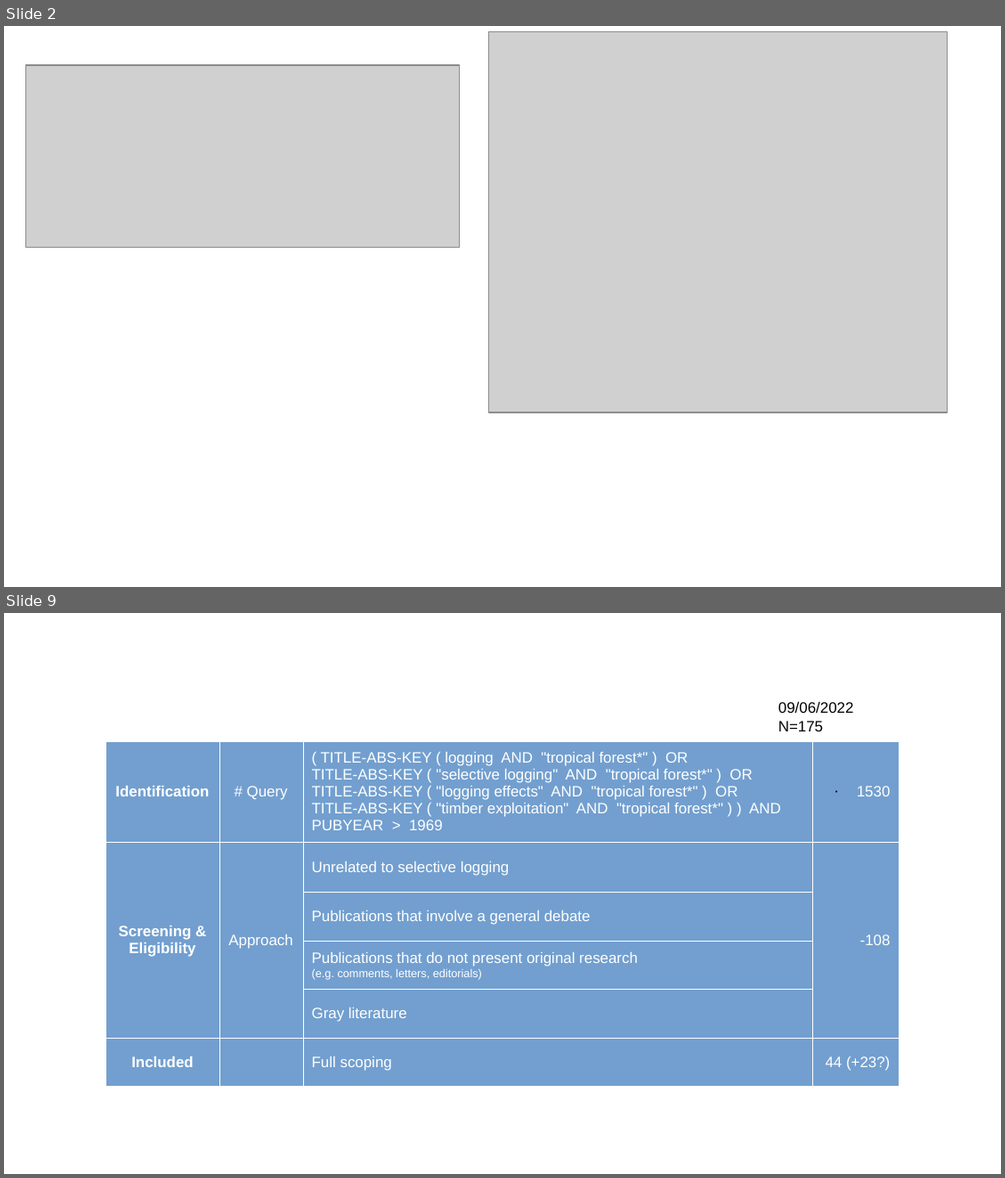
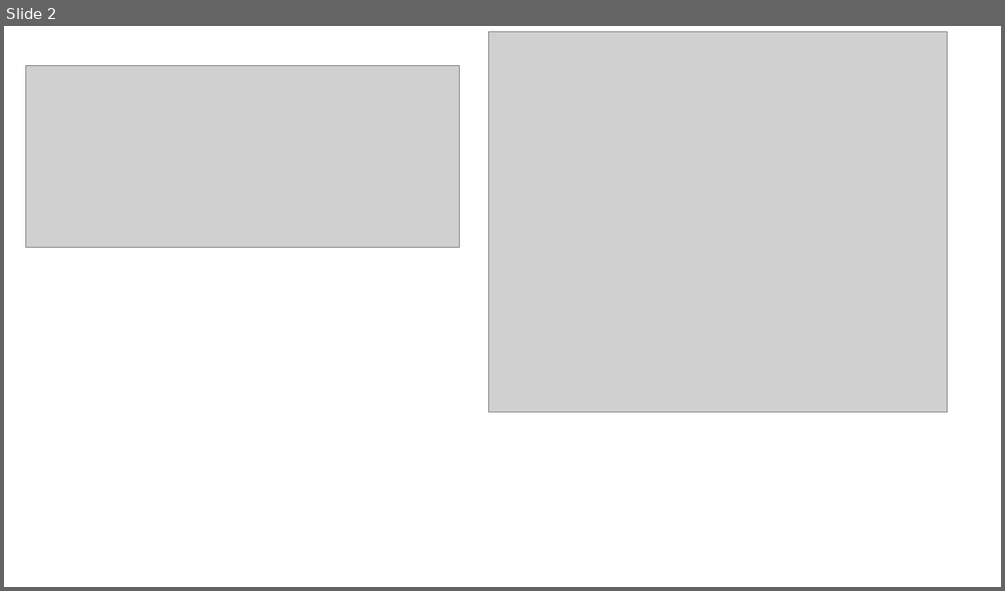
Before and after one commit to miralaba/logging_scientiometrics, a slide deck: results/cienciometria.pptx. Shown one above the other, each under a label of ours: slides 2 and 9 before the commit, slide 2 after it; the slides between them are not shown. The pictures are 1005x1178 and 1005x591 pixels, drawn with LibreOffice and Linux fonts; fonts in the diff are those of the drawing; grey boxes stand for pictures. Boxes give left, top, right and bottom in pixels: in the first picture for what was removed or moved away, otherwise in the second. Text is boxed around its words. In the diff, an @@ line names an element or a change of style, - is before the commit and + after.

```diff
--- a/results/cienciometria.pptx
+++ b/results/cienciometria.pptx
@@ slide 9 removed at (4, 613, 1001, 1174), background #FFFFFF @@
@@ text removed at (778, 701, 854, 731) @@
-09/06/2022
-N=175
@@ table removed at (106, 741, 899, 1086), 6 rows, 4 columns @@
-Identification | # Query | ( TITLE-ABS-KEY ( logging AND "tropical forest*" ) OR / TITLE-ABS-KEY ( "selective logging" AND "tropical forest*" ) OR / TITLE-ABS-KEY ( "logging effects" AND "tropical forest*" ) OR / TITLE-ABS-KEY ( "timber exploitation" AND "tropical forest*" ) ) AND / PUBYEAR > 1969 | 1530
-Screening & Eligibility | Approach | Unrelated to selective logging | -108
- |  | Publications that involve a general debate | 
- |  | Publications that do not present original research (e.g. comments, letters, editorials) | 
- |  | Gray literature | 
-Included |  | Full scoping | 44 (+23?)
```
Also in this commit, not shown: 1 slide changed, 4 slides added, 5 other slides removed, 6 other files.
